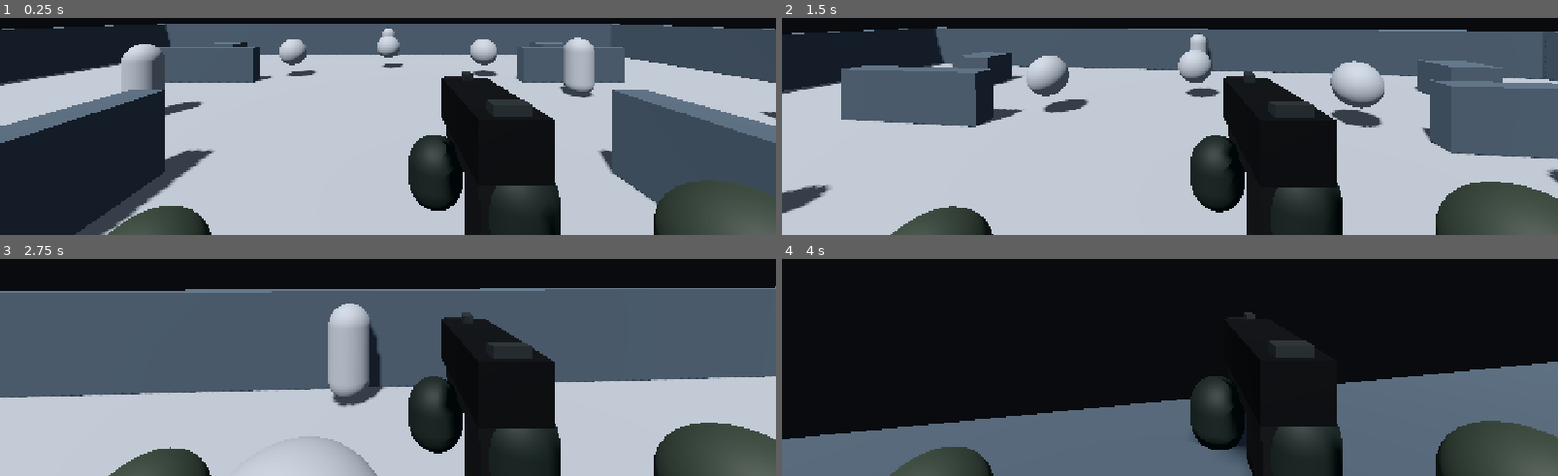
Above: before the commit, frames 1-4 (two rows, left to right).
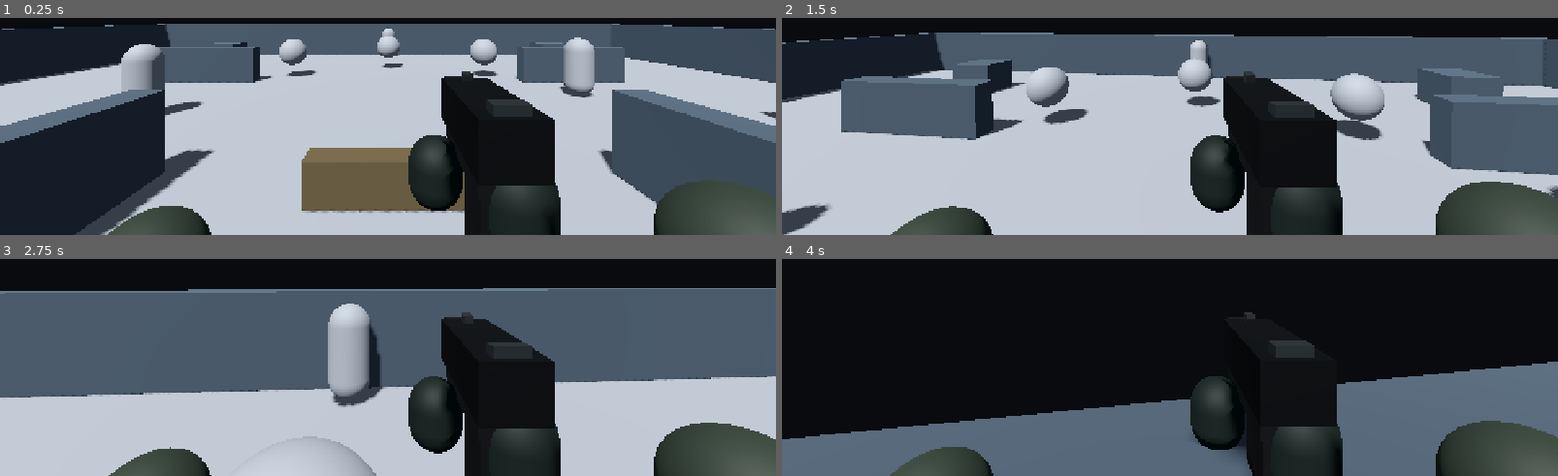
Above: after the commit, the same moments.

Repository: Nexora-Apparel/VELTRIX-WARFARE
Game: Godot game, scene res://scenes/main.tscn
Two runs of this game, one before a commit and one after it. Both use one fixed random seed, a clock stepped at 60 frames per second and the inputs below.
Inputs (mouse positions are in pixels of both pictures, inside the frame that each line leads up to):
- Up to frame 1 (0.25 s): no input
- Up to frame 2 (1.5 s): tap Enter at 0.5 s; move the mouse to (outside the picture) at 0.52 s; hold W (move_forward) from 0.53 s (still down); tap Space (jump) at 0.6, 0.77, 1.07 s; click (outside the picture) at 0.67 s; move the mouse to (1131, 18) at 1.27 s; tap Ctrl at 1.35 s
- Up to frame 3 (2.75 s): keep holding W (move_forward); tap Space (jump) at 1.52, 1.55, 1.82, 2.3 s; move the mouse to (outside the picture) at 2.02 s; hold Shift from 2.03 s (still down)
- Up to frame 4 (4 s): keep holding W (move_forward); move the mouse to (1162, 265) at 2.77 s; release Shift at 2.78 s; tap R at 2.85 s; click (1162, 265) at 2.92 s; tap Space (jump) at 3.02, 3.05, 3.32, 3.6, 3.77 s; move the mouse to (1224, 263) at 3.52 s

The runs differ from the first frame. In frame 1, 4.4% of the frame differs, in the area x 38-60%, y 59-91%; in frame 2, 15%, in the area x 0-100%, y 4-100%; in frame 3, 0.1%; in frame 4, less than 0.1%.

Commit message:
Add dedicated jump-test hurdle to training arena

Diff:
--- a/scripts/training_arena.gd
+++ b/scripts/training_arena.gd
@@ -1,52 +1,51 @@
 extends Node3D
 class_name VeltrixTrainingArena
 
-## Runtime-built low-poly training range cover and perimeter.
-## All cover is static and uses matching collision geometry.
+## Runtime-built training range with a dedicated low jump-test hurdle.
 
 @export var cover_material_color := Color(0.24, 0.28, 0.31, 1.0)
 
 func _ready() -> void:
 	_build_perimeter()
 	_build_cover()
+	_build_jump_hurdle()
 
 func _build_perimeter() -> void:
-	_add_box("NorthBoundary", Vector3(0, 1.0, -14.7), Vector3(29.4, 2.0, 0.5), true)
-	_add_box("SouthBoundary", Vector3(0, 1.0, 14.7), Vector3(29.4, 2.0, 0.5), true)
-	_add_box("WestBoundary", Vector3(-14.7, 1.0, 0), Vector3(0.5, 2.0, 29.4), true)
-	_add_box("EastBoundary", Vector3(14.7, 1.0, 0), Vector3(0.5, 2.0, 29.4), true)
+	_add_box("NorthBoundary", Vector3(0, 1.0, -14.7), Vector3(29.4, 2.0, 0.5))
+	_add_box("SouthBoundary", Vector3(0, 1.0, 14.7), Vector3(29.4, 2.0, 0.5))
+	_add_box("WestBoundary", Vector3(-14.7, 1.0, 0), Vector3(0.5, 2.0, 29.4))
+	_add_box("EastBoundary", Vector3(14.7, 1.0, 0), Vector3(0.5, 2.0, 29.4))
 
 func _build_cover() -> void:
-	# Low chest-high barriers: players can shoot over them while crouched behind cover.
-	_add_box("CoverWest", Vector3(-7.0, 0.65, -7.0), Vector3(3.8, 1.3, 0.55), true)
-	_add_box("CoverEast", Vector3(7.0, 0.65, -7.0), Vector3(3.8, 1.3, 0.55), true)
-	_add_box("CoverCenterLeft", Vector3(-3.8, 0.65, 1.0), Vector3(0.55, 1.3, 3.0), true)
-	_add_box("CoverCenterRight", Vector3(3.8, 0.65, 1.0), Vector3(0.55, 1.3, 3.0), true)
-	# Waist-high crate stacks near the side lanes.
-	_add_box("CrateWest", Vector3(-10.0, 0.55, 2.5), Vector3(1.5, 1.1, 1.5), true)
-	_add_box("CrateEast", Vector3(10.0, 0.55, -2.0), Vector3(1.5, 1.1, 1.5), true)
-	_add_box("CrateRearLeft", Vector3(-8.5, 0.55, -11.0), Vector3(1.4, 1.1, 1.4), true)
-	_add_box("CrateRearRight", Vector3(8.5, 0.55, -11.0), Vector3(1.4, 1.1, 1.4), true)
+	_add_box("CoverWest", Vector3(-7.0, 0.65, -7.0), Vector3(3.8, 1.3, 0.55))
+	_add_box("CoverEast", Vector3(7.0, 0.65, -7.0), Vector3(3.8, 1.3, 0.55))
+	_add_box("CoverCenterLeft", Vector3(-3.8, 0.65, 1.0), Vector3(0.55, 1.3, 3.0))
+	_add_box("CoverCenterRight", Vector3(3.8, 0.65, 1.0), Vector3(0.55, 1.3, 3.0))
+	_add_box("CrateWest", Vector3(-10.0, 0.55, 2.5), Vector3(1.5, 1.1, 1.5))
+	_add_box("CrateEast", Vector3(10.0, 0.55, -2.0), Vector3(1.5, 1.1, 1.5))
+	_add_box("CrateRearLeft", Vector3(-8.5, 0.55, -11.0), Vector3(1.4, 1.1, 1.4))
+	_add_box("CrateRearRight", Vector3(8.5, 0.55, -11.0), Vector3(1.4, 1.1, 1.4))
 
-func _add_box(node_name: String, location: Vector3, dimensions: Vector3, collidable: bool) -> void:
+func _build_jump_hurdle() -> void:
+	# 0.62 m obstacle placed directly ahead of the spawn point.
+	_add_box("JumpTestHurdle", Vector3(0, 0.31, 0.2), Vector3(2.2, 0.62, 0.42), Color(0.34, 0.29, 0.19, 1.0))
+
+func _add_box(node_name: String, location: Vector3, dimensions: Vector3, color: Color = cover_material_color) -> void:
 	var body := StaticBody3D.new()
 	body.name = node_name
 	body.position = location
 	add_child(body)
-
 	var mesh_instance := MeshInstance3D.new()
 	var box_mesh := BoxMesh.new()
 	box_mesh.size = dimensions
 	mesh_instance.mesh = box_mesh
 	var material := StandardMaterial3D.new()
-	material.albedo_color = cover_material_color
+	material.albedo_color = color
 	material.roughness = 0.92
 	mesh_instance.material_override = material
 	body.add_child(mesh_instance)
-
-	if collidable:
-		var collision := CollisionShape3D.new()
-		var shape := BoxShape3D.new()
-		shape.size = dimensions
-		collision.shape = shape
-		body.add_child(collision)
+	var collision := CollisionShape3D.new()
+	var shape := BoxShape3D.new()
+	shape.size = dimensions
+	collision.shape = shape
+	body.add_child(collision)
